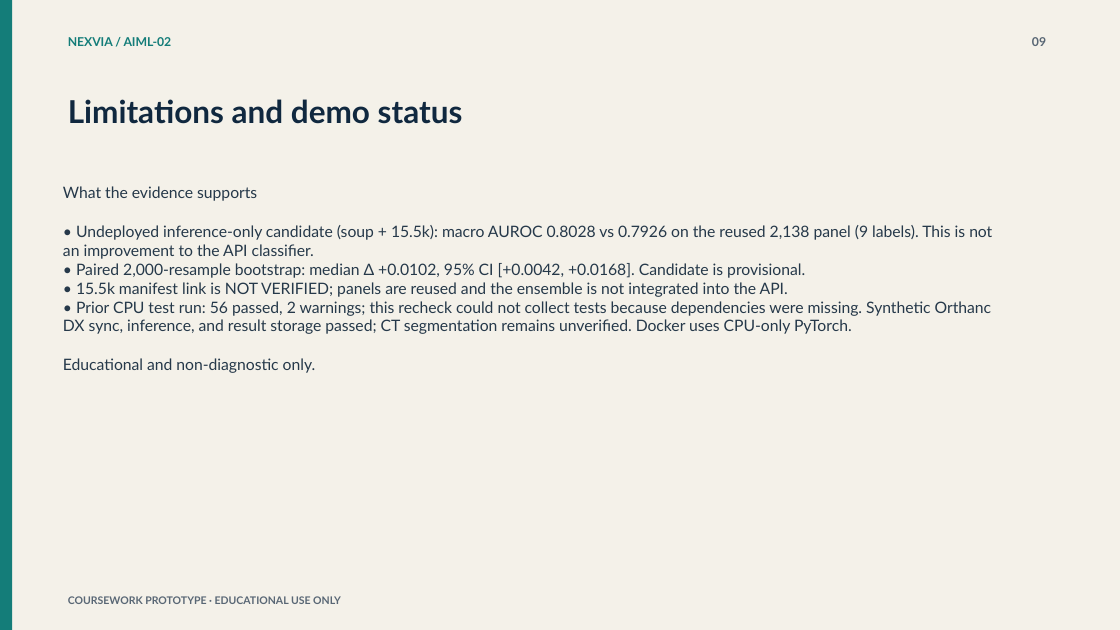
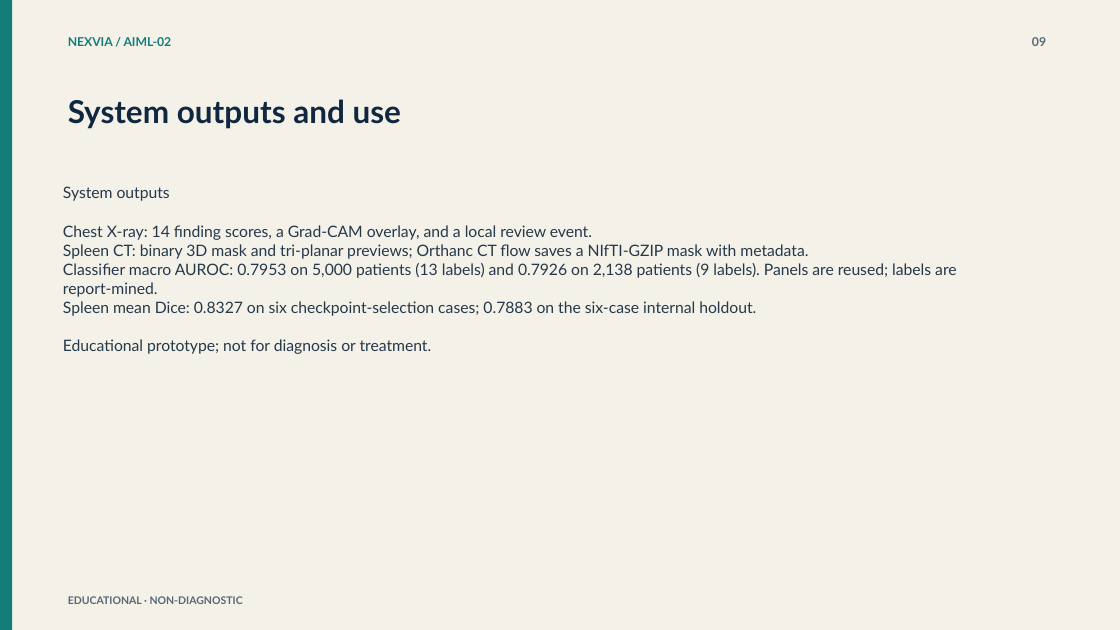
Before and after one commit to ram15x/nexvia-aiml-internship, a slide deck: slide 9 of AIML-02/deliverables/Medical_Imaging_AI_Review_Platform.pptx. Drawn at 1120x630 pixels with LibreOffice and Linux fonts; fonts in the diff are those of the drawing. Boxes give left, top, right and bottom in pixels: in the first picture for what was removed or moved away, otherwise in the second. Text is boxed around its words. In the diff, an @@ line names an element or a change of style, - is before the commit and + after.

```diff
--- a/AIML-02/deliverables/Medical_Imaging_AI_Review_Platform.pptx
+++ b/AIML-02/deliverables/Medical_Imaging_AI_Review_Platform.pptx
@@ text at (68, 99, 401, 129): text changed @@
-Limitations and demo status
+System outputs and use
@@ text at (63, 186, 956, 354): text changed @@
-What the evidence supports
-• Undeployed inference-only candidate (soup + 15.5k): macro AUROC 0.8028 vs 0.7926 on the reused 2,138 panel (9 labels). This is not an improvement to the API classifier.
-• Paired 2,000-resample bootstrap: median Δ +0.0102, 95% CI [+0.0042, +0.0168]. Candidate is provisional.
-• 15.5k manifest link is NOT VERIFIED; panels are reused and the ensemble is not integrated into the API.
-• Prior CPU test run: 56 passed, 2 warnings; this recheck could not collect tests because dependencies were missing. Synthetic Orthanc DX sync, inference, and result storage passed; CT segmentation remains unverified. Docker uses CPU-only PyTorch.
-Educational and non-diagnostic only.
+System outputs
+Chest X-ray: 14 finding scores, a Grad-CAM overlay, and a local review event.
+Spleen CT: binary 3D mask and tri-planar previews; Orthanc CT flow saves a NIfTI-GZIP mask with metadata.
+Classifier macro AUROC: 0.7953 on 5,000 patients (13 labels) and 0.7926 on 2,138 patients (9 labels). Panels are reused; labels are report-mined.
+Spleen mean Dice: 0.8327 on six checkpoint-selection cases; 0.7883 on the six-case internal holdout.
+Educational prototype; not for diagnosis or treatment.
@@ text at (68, 596, 243, 604): text changed @@
-COURSEWORK PROTOTYPE · EDUCATIONAL USE ONLY
+EDUCATIONAL · NON-DIAGNOSTIC
```
Also in this commit, not shown: 9 other slides changed, 19 other files.
